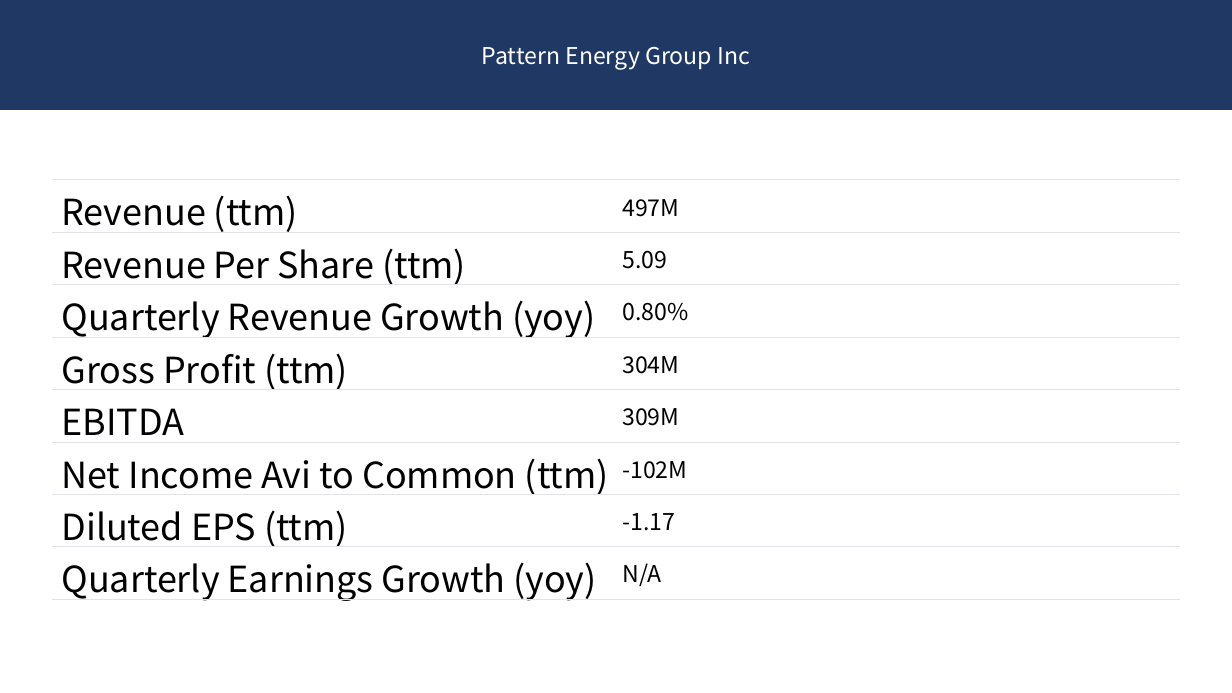
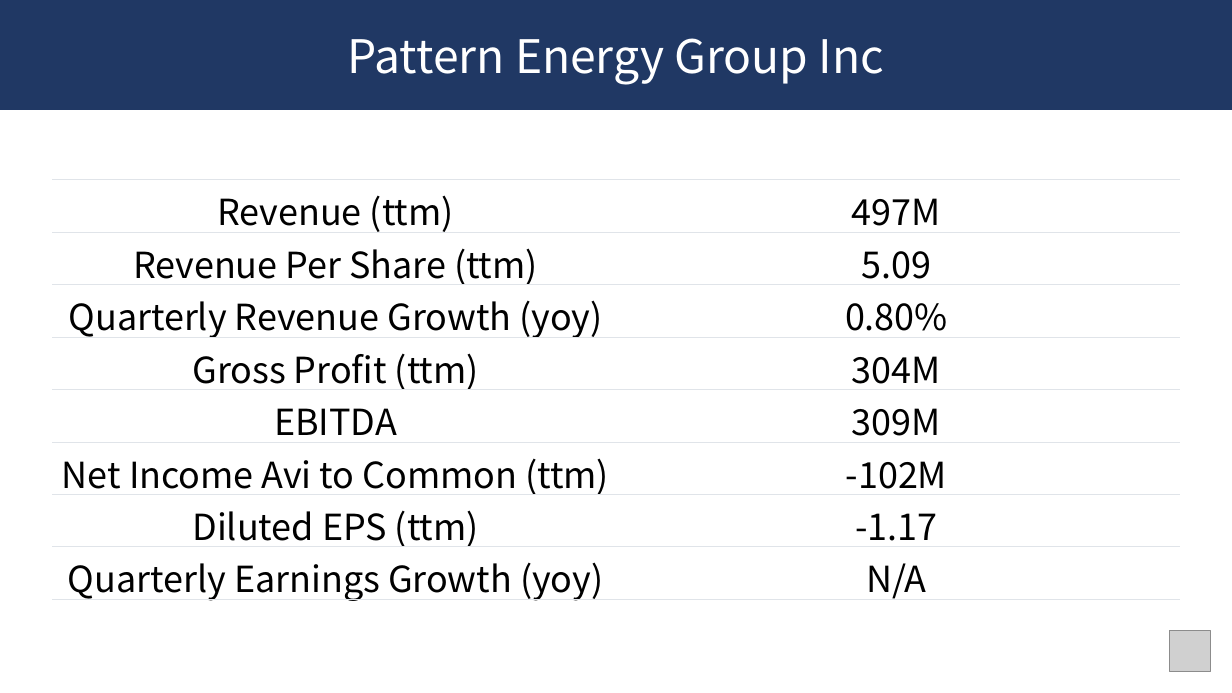
Before and after one commit to aocory/kabuvue, a slide deck: slide 7 of pptx/PEGI.pptx (slide 5 before the commit). Drawn at 1232x693 pixels with LibreOffice and Linux fonts; fonts in the diff are those of the drawing; grey boxes stand for pictures. Boxes give left, top, right and bottom in pixels: in the first picture for what was removed or moved away, otherwise in the second. Text is boxed around its words. In the diff, an @@ line names an element or a change of style, - is before the commit and + after.

```diff
--- a/pptx/PEGI.pptx
+++ b/pptx/PEGI.pptx
@@ rectangle "Pattern Energy Group Inc" at box(0, 0, 1232, 110): size 18 to 36 pt @@
@@ table at box(53, 180, 1180, 605) @@
@@ size 18 to 28 pt in "497M", "5.09", "0.80%", "304M" and 4 more places @@
@@ alignment left to centre @@
@@ picture added at box(1169, 630, 1210, 671) @@
```
Also in this commit, not shown: 7 other slides changed, 2 slides added, 4 other files.
